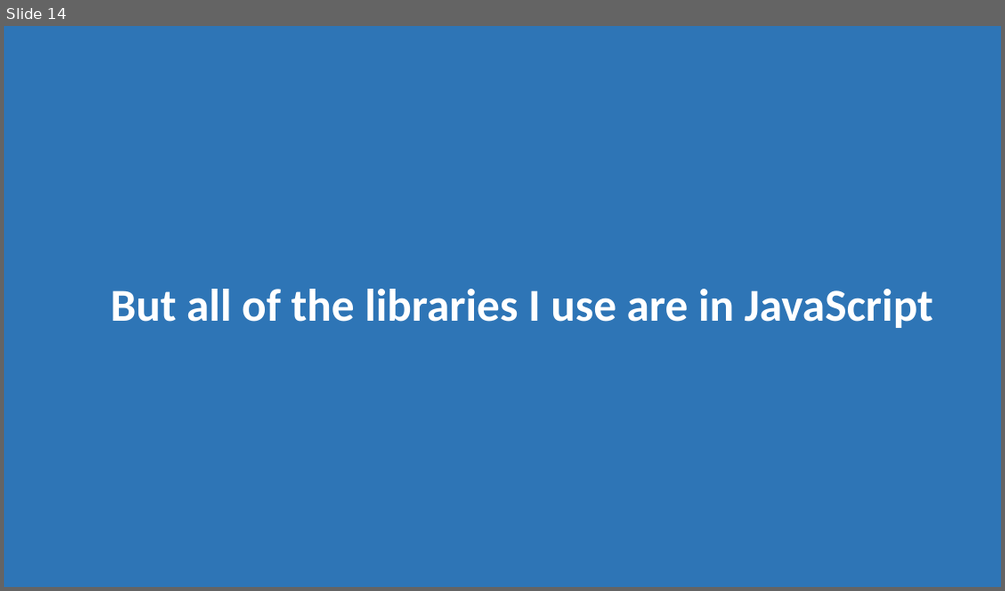
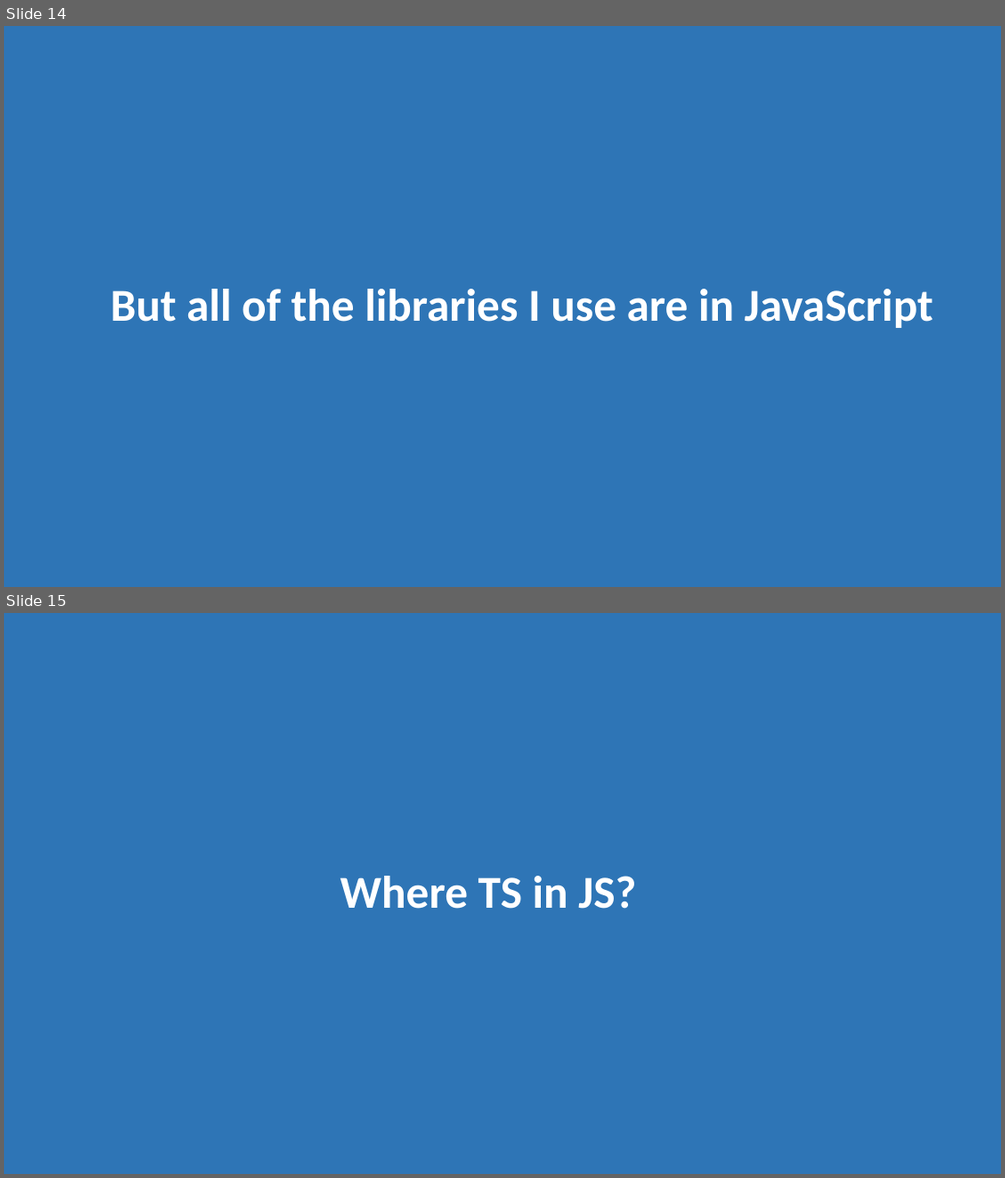
Before and after one commit to morkkis/PWD, a slide deck: presentations/Practical Web Dev.pptx. Shown one above the other, each under a label of ours: slide 14 before the commit, slides 14 and 15 after it. The pictures are 1005x591 and 1005x1178 pixels, drawn with LibreOffice and Linux fonts; fonts in the diff are those of the drawing. Boxes give left, top, right and bottom in pixels: in the first picture for what was removed or moved away, otherwise in the second. Text is boxed around its words. In the diff, an @@ line names an element or a change of style, - is before the commit and + after.

```diff
--- a/presentations/Practical Web Dev.pptx
+++ b/presentations/Practical Web Dev.pptx
@@ slide 15 added at [4, 613, 1001, 1174], background #FFFFFF @@
@@ rectangle added at [4, 613, 1001, 1174], fill #2E75B6 @@
@@ title added at [340, 876, 636, 908], 44 pt, text #FFFFFF, bold @@
+Where TS in JS?
```
Also in this commit, not shown: 1 slide changed, 7 other slides added, 3 other files.
